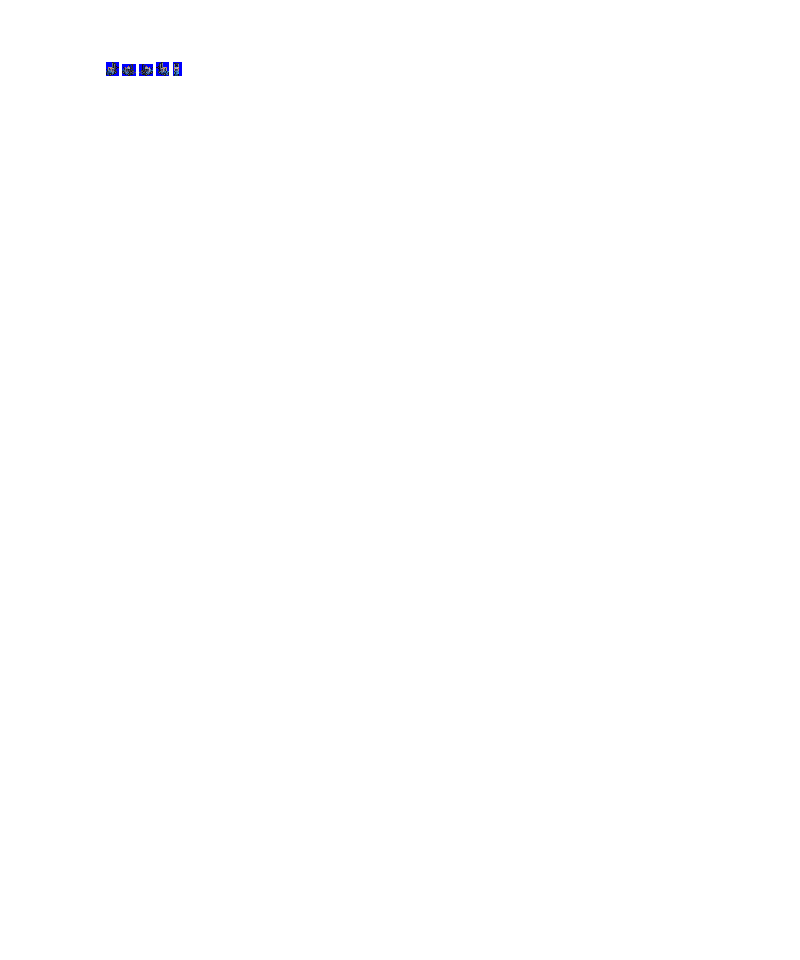
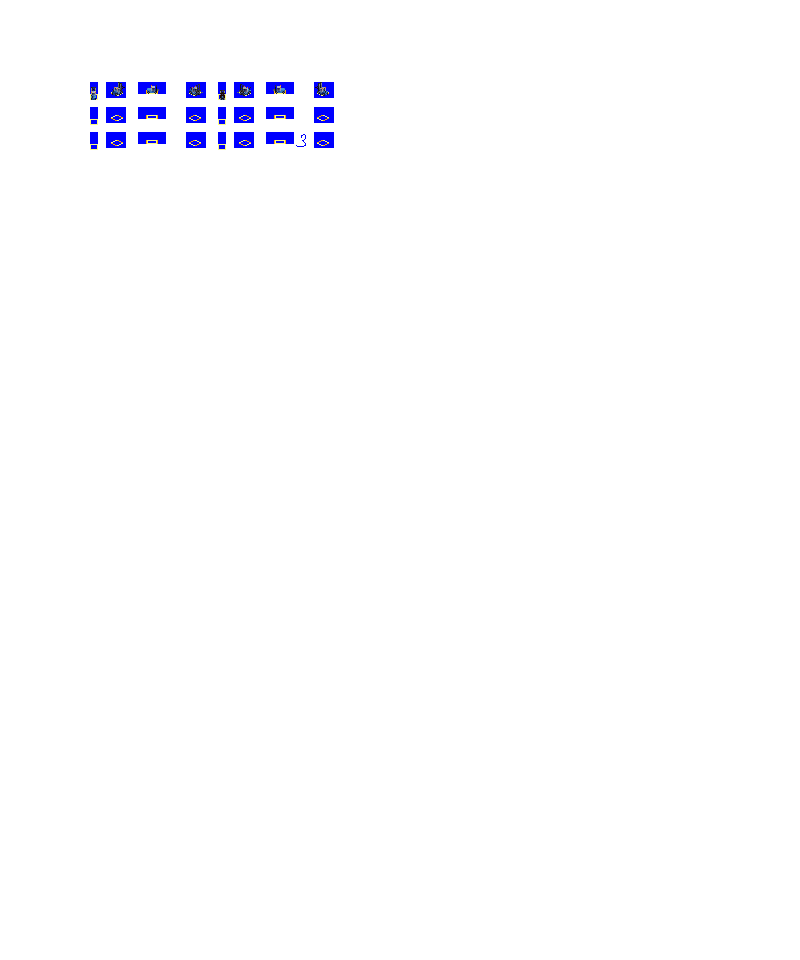
Layered file, before and after one edit (w=800, h=960). Changes by layer:
moved "boom" into group "unmerged" over left=112, top=62, right=163, bottom=75
moved "body cc" into group "unmerged", painted on it over left=106, top=63, right=182, bottom=76
removed layer "Blue BG copy 2" over left=106, top=62, right=182, bottom=76
added layer "forklift merged" above "Layer 1" over left=91, top=82, right=328, bottom=100
added layer "Layer 1" above "Background" over left=90, top=82, right=334, bottom=150
